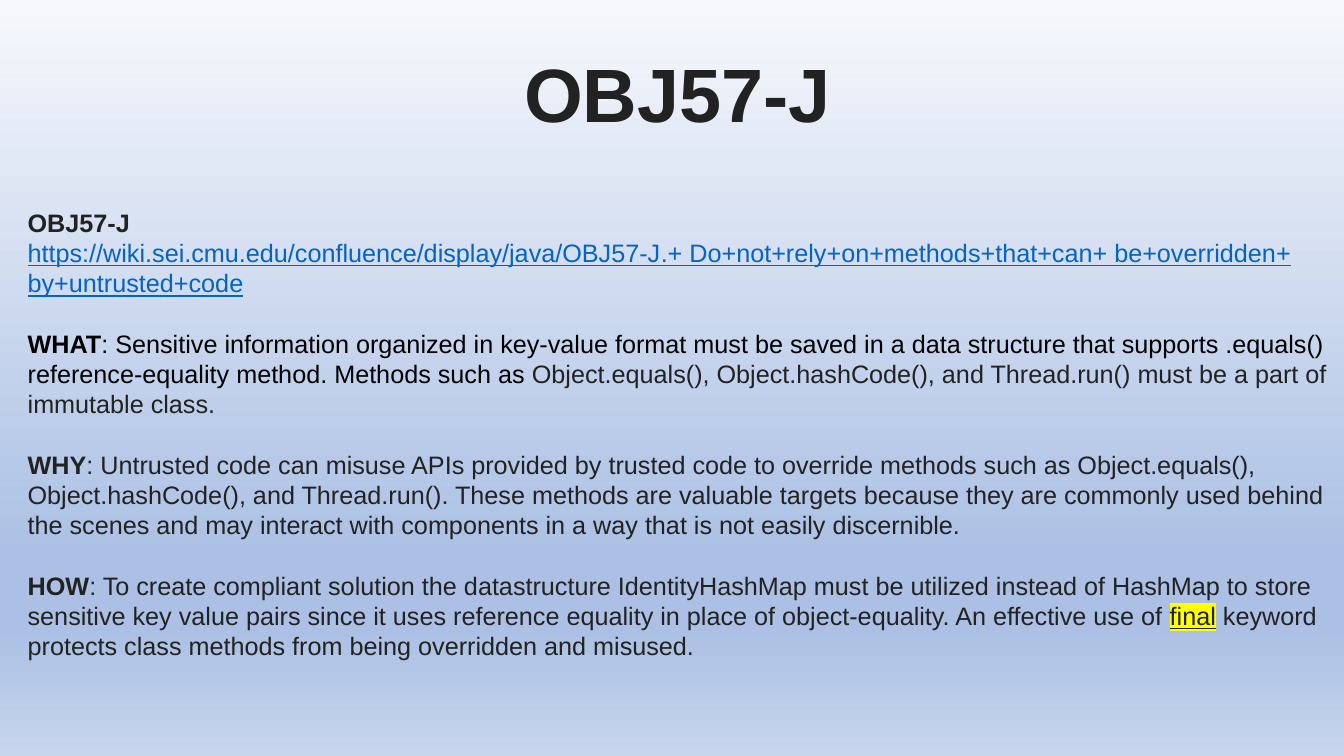
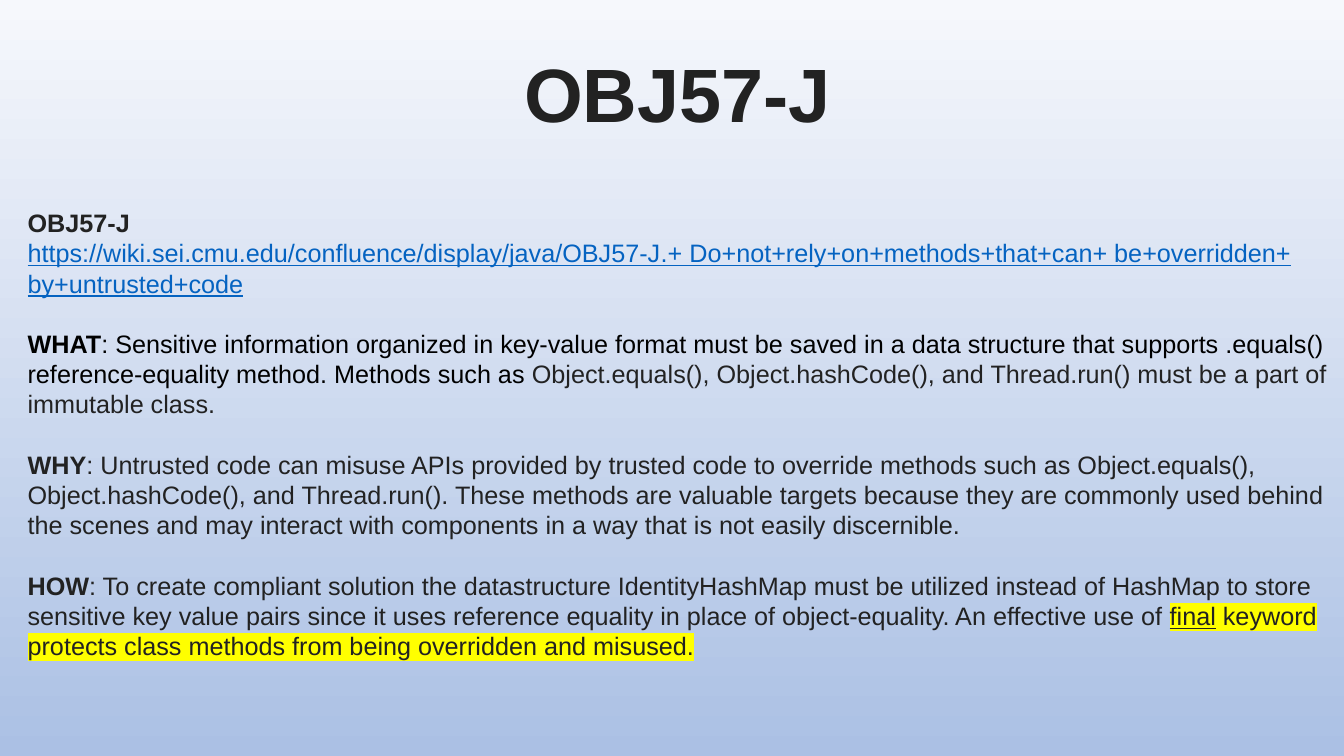
Before and after one commit to stevester94/CSC201_Project, a slide deck: slide 33 of Project2.pptx. Drawn at 1344x756 pixels with LibreOffice and Linux fonts; fonts in the diff are those of the drawing. Boxes give left, top, right and bottom in pixels: in the first picture for what was removed or moved away, otherwise in the second. Text is boxed around its words. In the diff, an @@ line names an element or a change of style, - is before the commit and + after.

```diff
--- a/Project2.pptx
+++ b/Project2.pptx
@@ background gradient #F6F8FC to #ABC0E4 to #C7D5ED to gradient #F6F8FC to #ABC0E4 @@
@@ text at box(28, 334, 1326, 661): highlight none to #FFFF00 in "keyword protects class methods from being overridden ..." @@
```
Also in this commit, not shown: 33 other slides changed, 1 other file.
